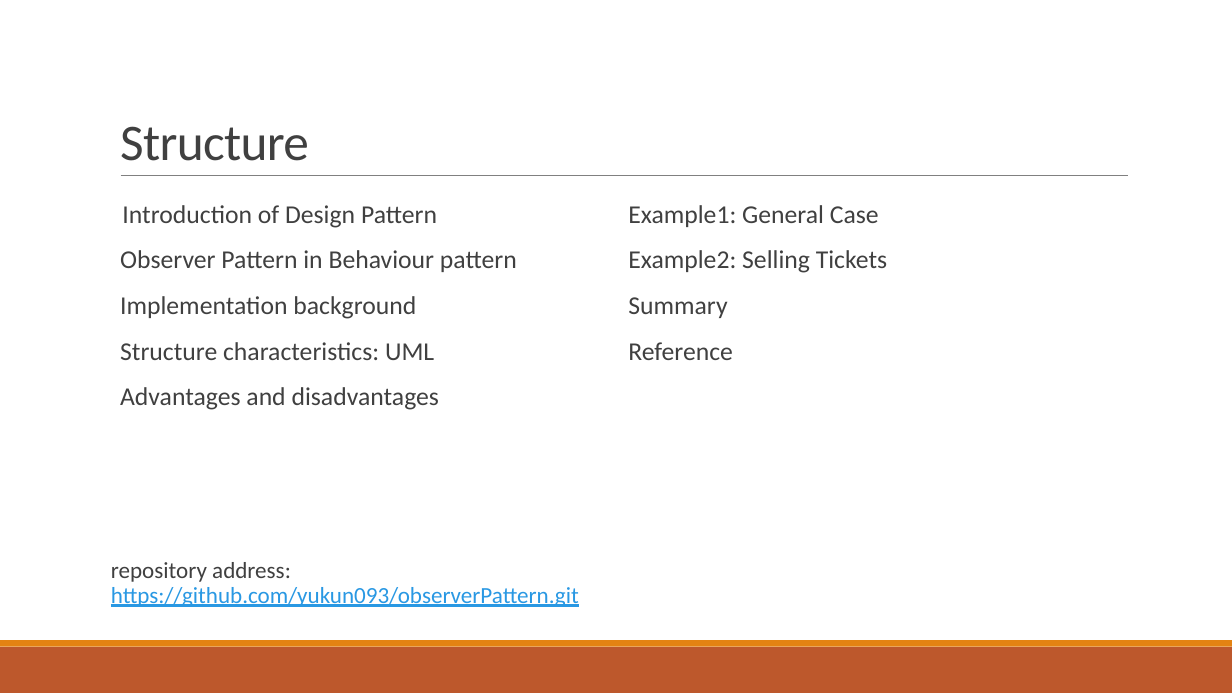
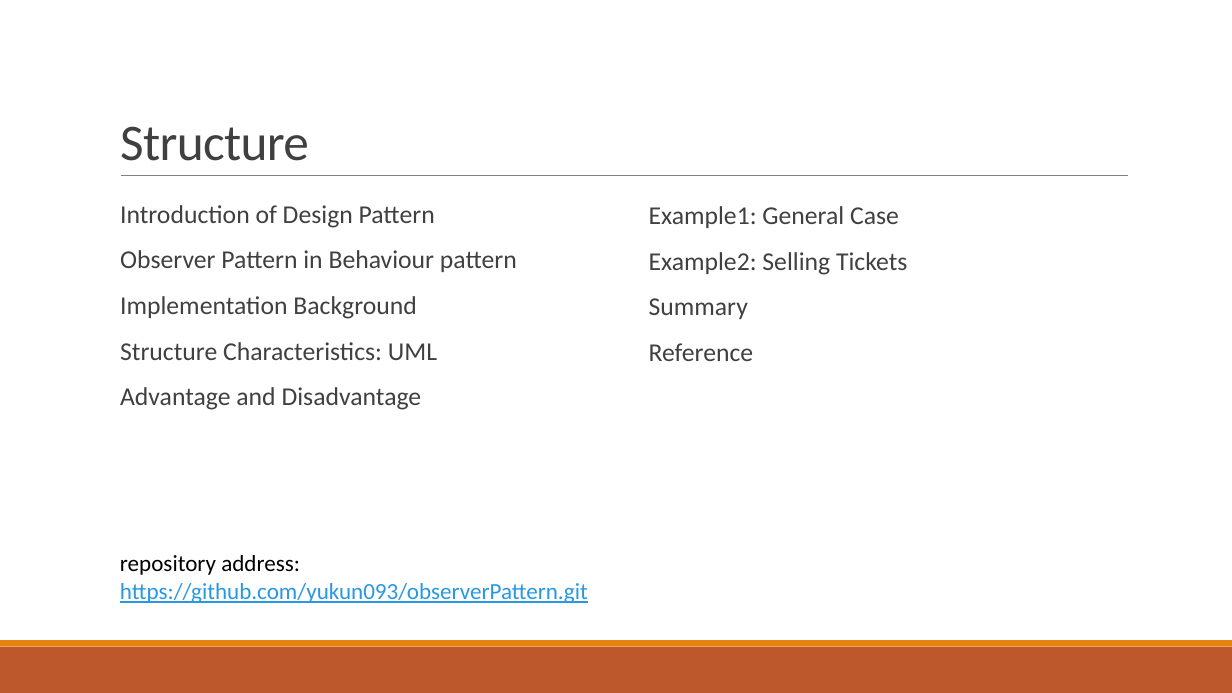
Before and after one commit to yukun093/observerPattern, a slide deck: slide 2 of observerPattern.pptx. Drawn at 1232x693 pixels with LibreOffice and Linux fonts; fonts in the diff are those of the drawing. Boxes give left, top, right and bottom in pixels: in the first picture for what was removed or moved away, otherwise in the second. Text is boxed around its words. In the diff, an @@ line names an element or a change of style, - is before the commit and + after.

```diff
--- a/observerPattern.pptx
+++ b/observerPattern.pptx
@@ text at box(120, 205, 435, 228): bullet none to  ; less space between paragraphs @@
@@ text "Example1: General Case": place and size @@
-text "Example1: General Case" at box(628, 205, 887, 360)
+text "Example1: General Case" at box(649, 206, 907, 361)
@@ text at box(120, 296, 437, 410): text changed @@
-  Implementation background
-  Structure characteristics: UML
-  Advantages and disadvantages
-repository address: https://github.com/yukun093/observerPattern.git
+  Implementation Background
+  Structure Characteristics: UML
+  Advantage and Disadvantage
@@ text added at box(120, 555, 588, 603), 18 pt, text #2998E3, underline @@
+repository address: https://github.com/yukun093/observerPattern.git
```
Also in this commit, not shown: 8 other slides changed, 9 slides added, 2 slides removed.
